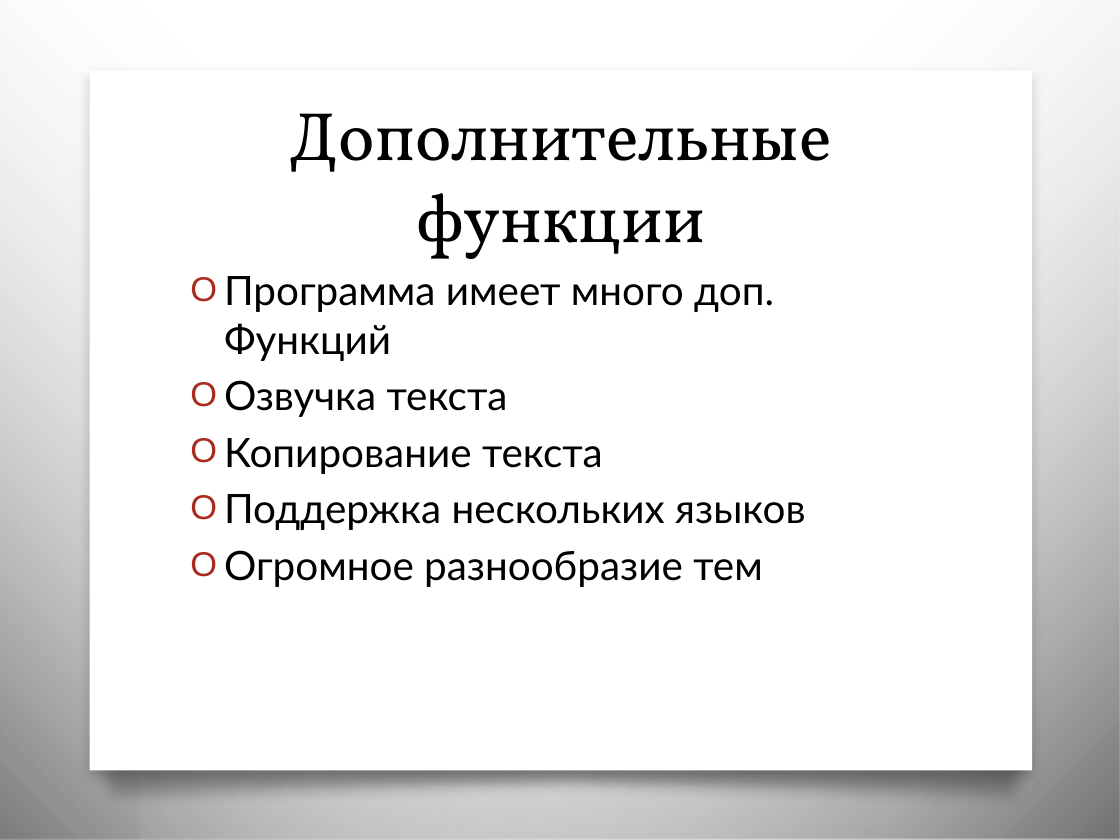
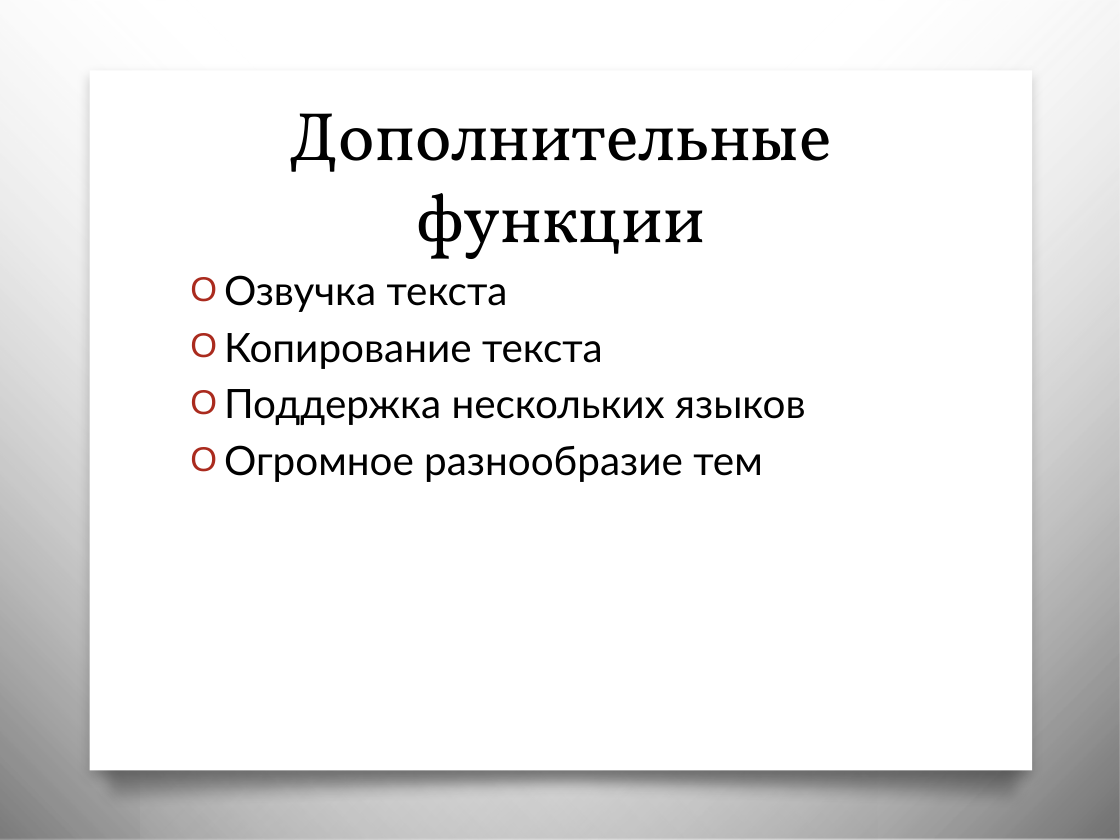
Before and after one commit to supergreymaster/Joint-web-project, a slide deck: slide 6 of Проектная работа TextAssistant.pptx (slide 5 before the commit). Drawn at 1120x840 pixels with LibreOffice and Linux fonts; fonts in the diff are those of the drawing; background and template pictures are left out. Boxes give left, top, right and bottom in pixels: in the first picture for what was removed or moved away, otherwise in the second. Text is boxed around its words. In the diff, an @@ line names an element or a change of style, - is before the commit and + after.

```diff
--- a/Проектная работа TextAssistant.pptx
+++ b/Проектная работа TextAssistant.pptx
@@ text at (x1=224, y1=276, x2=774, y2=361): paragraph removed @@
-O Программа имеет много доп. Функций
```
Also in this commit, not shown: 3 other slides changed, 1 slide added, 1 slide removed, 4 other files.
